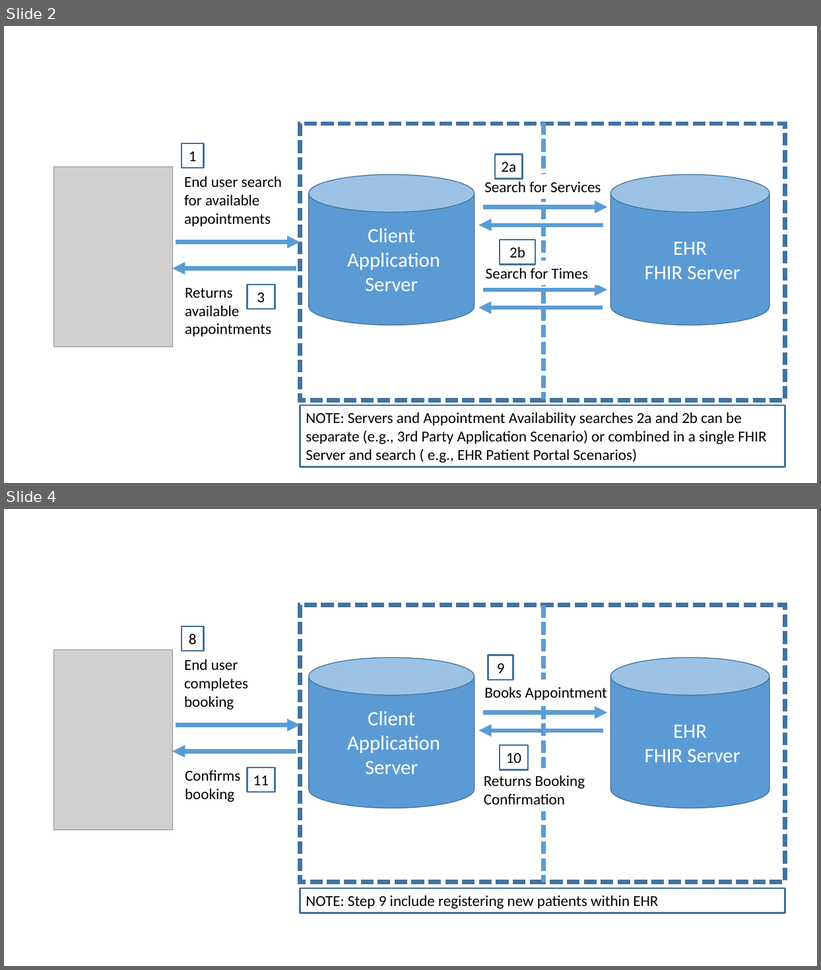
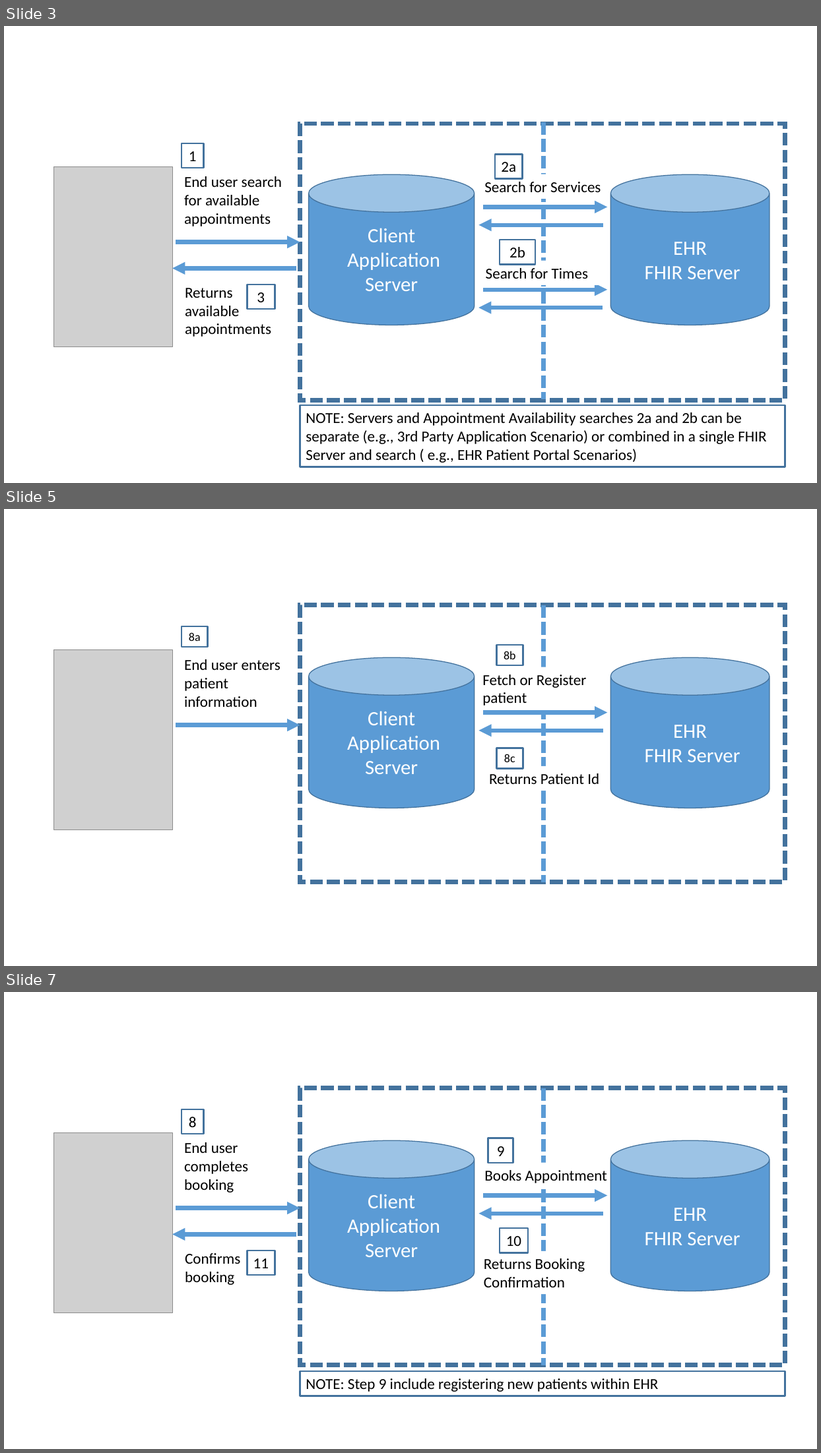
Before and after one commit to argonautproject/scheduling, a slide deck: meeting-notes/WorkFlowDiagrams.pptx. Shown one above the other, each under a label of ours: slides 2 and 4 before the commit, slides 3, 5 and 7 after it; the slides between them are not shown. The pictures are 821x970 and 821x1453 pixels, drawn with LibreOffice and Linux fonts; fonts in the diff are those of the drawing; grey boxes stand for pictures. Boxes give left, top, right and bottom in pixels: in the first picture for what was removed or moved away, otherwise in the second. Text is boxed around its words. In the diff, an @@ line names an element or a change of style, - is before the commit and + after.

```diff
--- a/meeting-notes/WorkFlowDiagrams.pptx
+++ b/meeting-notes/WorkFlowDiagrams.pptx
@@ slide 5 added at [4, 509, 817, 966], background #FFFFFF @@
@@ rectangle added at [300, 605, 785, 883], outline #43739E 5 pt dashed @@
@@ line added from (544, 605) to (544, 883), #5B9BD5 5 pt dashed @@
@@ rectangle added at [182, 626, 208, 648], outline #43739E 2 pt, 14 pt, text #000000 @@
+8a
@@ rectangle added at [497, 645, 523, 666], outline #43739E 2 pt, 14 pt, text #000000 @@
+8b
@@ picture added at [54, 650, 172, 830] @@
@@ text added at [184, 659, 281, 707], 18 pt, text #000000 @@
+End user enters patient information
@@ cylinder added at [309, 658, 475, 809], fill #5B9BD5, outline #43739E 1 pt, 24 pt, text #FFFFFF @@
+Client
+Application Server
@@ rectangle added at [477, 667, 613, 710], fill #FFFFFF, 18 pt, text #000000 @@
+Fetch or Register patient
@@ cylinder added at [611, 658, 770, 809], fill #5B9BD5, outline #43739E 1 pt, 24 pt, text #FFFFFF @@
+EHR
+FHIR Server
@@ arrow added from (176, 725) to (300, 725), #5B9BD5 5 pt @@
@@ arrow added from (483, 713) to (607, 713), #5B9BD5 5 pt @@
@@ arrow added from (603, 730) to (479, 730), #5B9BD5 5 pt @@
@@ rectangle added at [497, 748, 523, 769], outline #43739E 2 pt, 14 pt, text #000000 @@
+8c
@@ text added at [489, 774, 599, 784], 18 pt, text #000000 @@
+Returns Patient Id
@@ what was slide 2 is now slide 3 @@
@@ what was slide 4 is now slide 7 @@
```
Also in this commit, not shown: 2 other slides added, 12 other files.
